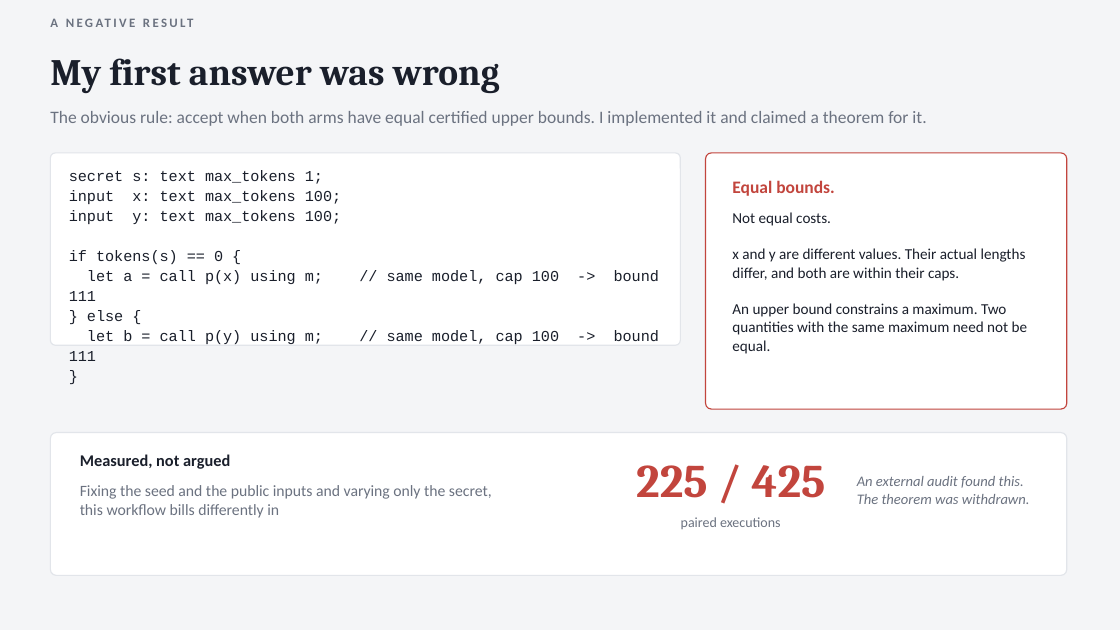
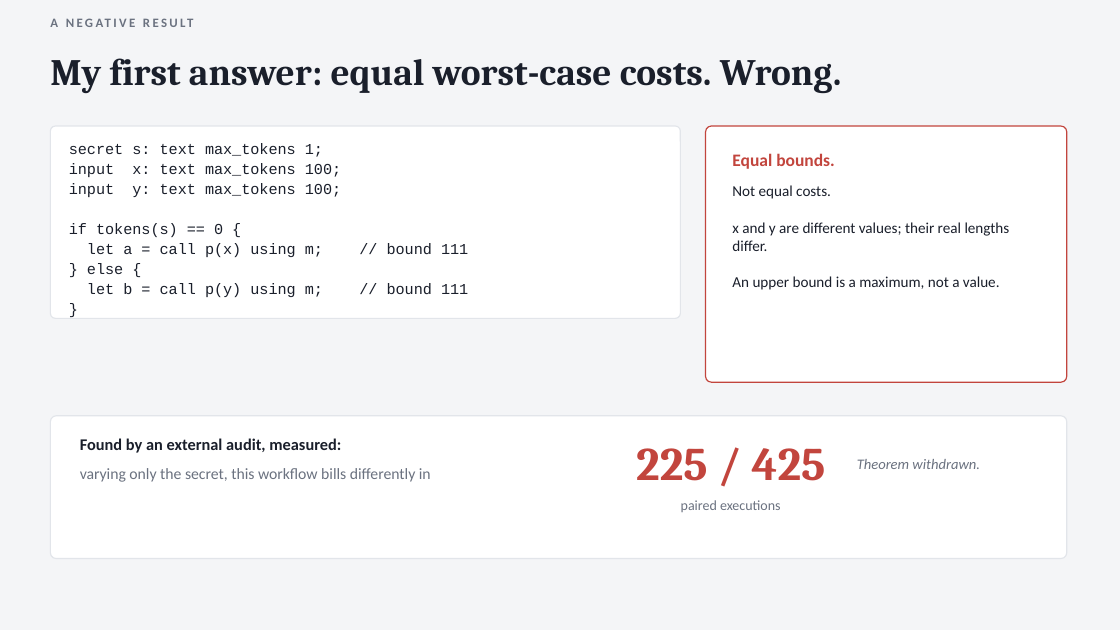
Before and after one commit to guyoverclocked/orchlang-compiler-design-project, a slide deck: slide 7 of submission/phase2/OrchLang_Phase2_Presentation_Nambi_Rajan_M.pptx. Drawn at 1120x630 pixels with LibreOffice and Linux fonts; fonts in the diff are those of the drawing. Boxes give left, top, right and bottom in pixels: in the first picture for what was removed or moved away, otherwise in the second. Text is boxed around its words. In the diff, an @@ line names an element or a change of style, - is before the commit and + after.

```diff
--- a/submission/phase2/OrchLang_Phase2_Presentation_Nambi_Rajan_M.pptx
+++ b/submission/phase2/OrchLang_Phase2_Presentation_Nambi_Rajan_M.pptx
@@ text at [50,58,842,93]: text changed @@
-My first answer was wrong
+My first answer: equal worst-case costs. Wrong.
@@ text removed at [50,111,926,126] @@
-The obvious rule: accept when both arms have equal certified upper bounds. I implemented it and claimed a theorem for it.
@@ 3 texts, 2 rounded rectangles: place and size @@
-3 texts, 2 rounded rectangles at [50,153,1067,409]
+3 texts, 2 rounded rectangles at [50,126,1067,382]
@@ text at [732,222,1010,290]: text changed @@
-x and y are different values. Their actual lengths differ, and both are within their caps.
-An upper bound constrains a maximum. Two quantities with the same maximum need not be equal.
+x and y are different values; their real lengths differ.
+An upper bound is a maximum, not a value.
@@ text at [87,243,323,257]: text changed @@
-let a = call p(x) using m; // same model, cap 100 -> bound 111
+let a = call p(x) using m; // bound 111
@@ text at [87,243,468,297]: text changed @@
-let b = call p(y) using m; // same model, cap 100 -> bound 111
+let b = call p(y) using m; // bound 111
@@ 2 texts, 1 rounded rectangle: place and size @@
-2 texts, 1 rounded rectangle at [50,433,1067,576]
+2 texts, 1 rounded rectangle at [50,416,1067,559]
@@ text added at [80,438,341,453], 14 pt, text #1A1F2B, bold @@
+Found by an external audit, measured:
@@ text at [80,468,431,482]: text changed @@
-Fixing the seed and the public inputs and varying only the secret,
-this workflow bills differently in
+varying only the secret, this workflow bills differently in
@@ text removed at [80,454,230,469] @@
-Measured, not argued
@@ text at [857,459,980,469]: text changed @@
-An external audit found this.
-The theorem was withdrawn.
+Theorem withdrawn.
```
Also in this commit, not shown: 9 other slides changed, 10 slides added, 8 slides removed, 28 other files.
